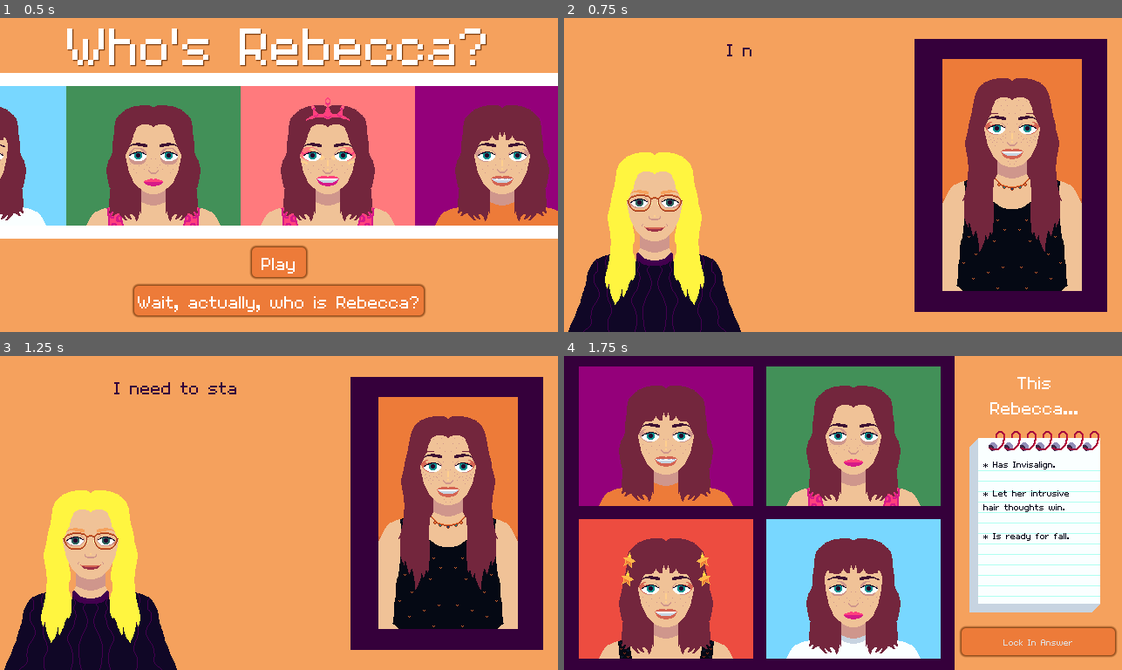
Above: before the commit, frames 1-4 (two rows, left to right).
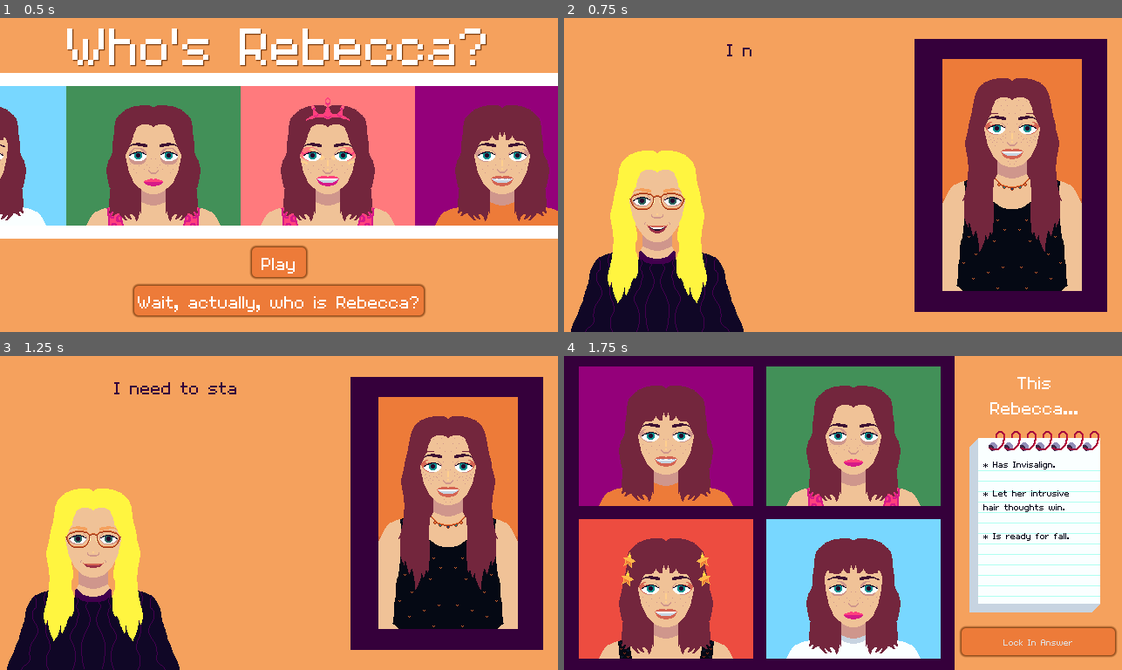
Above: after the commit, the same moments.

Repository: jadicodes/whos-rebecca
Game: Godot game, scene res://main/main.tscn
The game is run twice, just before and just after one commit, with the same random seed, the same clock (stepped at 60 frames per second) and the same inputs.
Inputs (mouse positions are in pixels of both pictures, inside the frame that each line leads up to):
- Up to frame 1 (0.5 s): no input
- Up to frame 2 (0.75 s): click "Play" at 0.5 s
- Up to frame 3 (1.25 s): no input
- Up to frame 4 (1.75 s): click (1010, 513) at 1.25 s

Frame 1 is identical in both runs. In frame 2, 2.4% of the frame differs, in the area x 0-33%, y 42-100%; in frame 3, 2.4%; in frame 4, nothing differs.

Commit message:
Animate Jadi talking

Diff:
--- a/project/character_select/character_select.gd
+++ b/project/character_select/character_select.gd
@@ -5,6 +5,7 @@
 
 func start():
 	$Dialog1.play("text1")
+	$TalkingJadi.play("talking")
 
 
 func _on_rebecca_button_pressed() -> void:
@@ -23,6 +24,7 @@
 func _on_dialog_2_animation_finished(anim_name: StringName) -> void:
 	if anim_name == "text2":
 		$Button.show()
+		$TalkingJadi.play("default")
 
 
 func _on_button_pressed() -> void:
--- a/project/character_select/character_select.tscn
+++ b/project/character_select/character_select.tscn
@@ -1,8 +1,9 @@
-[gd_scene load_steps=13 format=3 uid="uid://b02f4sga053sp"]
+[gd_scene load_steps=15 format=3 uid="uid://b02f4sga053sp"]
 
 [ext_resource type="Script" path="res://character_select/character_select.gd" id="1_wlqgv"]
 [ext_resource type="Texture2D" uid="uid://vutu6eabcog0" path="res://character_select/rebecca.png" id="2_hmcdi"]
 [ext_resource type="Texture2D" uid="uid://bxxeibgx7ilft" path="res://character_select/jadi1.png" id="3_k6h2u"]
+[ext_resource type="Texture2D" uid="uid://da25n1ofrchui" path="res://character_select/jadi2.png" id="4_7mio5"]
 
 [sub_resource type="StyleBoxFlat" id="StyleBoxFlat_a076s"]
 bg_color = Color(0.207843, 0, 0.231373, 1)
@@ -106,6 +107,28 @@
 corner_radius_bottom_left = 5
 shadow_color = Color(0.501961, 0.25098, 0.0705882, 1)
 shadow_size = 3
+
+[sub_resource type="SpriteFrames" id="SpriteFrames_j3cpn"]
+animations = [{
+"frames": [{
+"duration": 1.0,
+"texture": ExtResource("3_k6h2u")
+}],
+"loop": true,
+"name": &"default",
+"speed": 5.0
+}, {
+"frames": [{
+"duration": 1.0,
+"texture": ExtResource("3_k6h2u")
+}, {
+"duration": 1.0,
+"texture": ExtResource("4_7mio5")
+}],
+"loop": true,
+"name": &"talking",
+"speed": 5.0
+}]
 
 [node name="CharacterSelect" type="Control"]
 layout_mode = 3
@@ -176,10 +199,6 @@
 offset_bottom = 313.0
 texture_normal = ExtResource("2_hmcdi")
 
-[node name="Jadi1" type="Sprite2D" parent="."]
-position = Vector2(104, 247)
-texture = ExtResource("3_k6h2u")
-
 [node name="Dialog1" type="AnimationPlayer" parent="."]
 libraries = {
 "": SubResource("AnimationLibrary_x087j")
@@ -194,14 +213,19 @@
 visible = false
 layout_mode = 0
 offset_left = 252.0
-offset_top = 315.0
+offset_top = 302.0
 offset_right = 338.0
-offset_bottom = 351.0
+offset_bottom = 338.0
 theme_override_font_sizes/font_size = 32
 theme_override_styles/hover = SubResource("StyleBoxFlat_cg1f5")
 theme_override_styles/normal = SubResource("StyleBoxFlat_vdtu5")
 text = "Go on..."
 
+[node name="TalkingJadi" type="AnimatedSprite2D" parent="."]
+position = Vector2(107, 245)
+sprite_frames = SubResource("SpriteFrames_j3cpn")
+speed_scale = 2.0
+
 [connection signal="pressed" from="RebeccaButton" to="." method="_on_rebecca_button_pressed"]
 [connection signal="animation_finished" from="Dialog1" to="." method="_on_dialog_1_animation_finished"]
 [connection signal="animation_finished" from="Dialog2" to="." method="_on_dialog_2_animation_finished"]
Binary file added: project/character_select/jadi2.png
Not shown, added: project/character_select/jadi2.png.import
